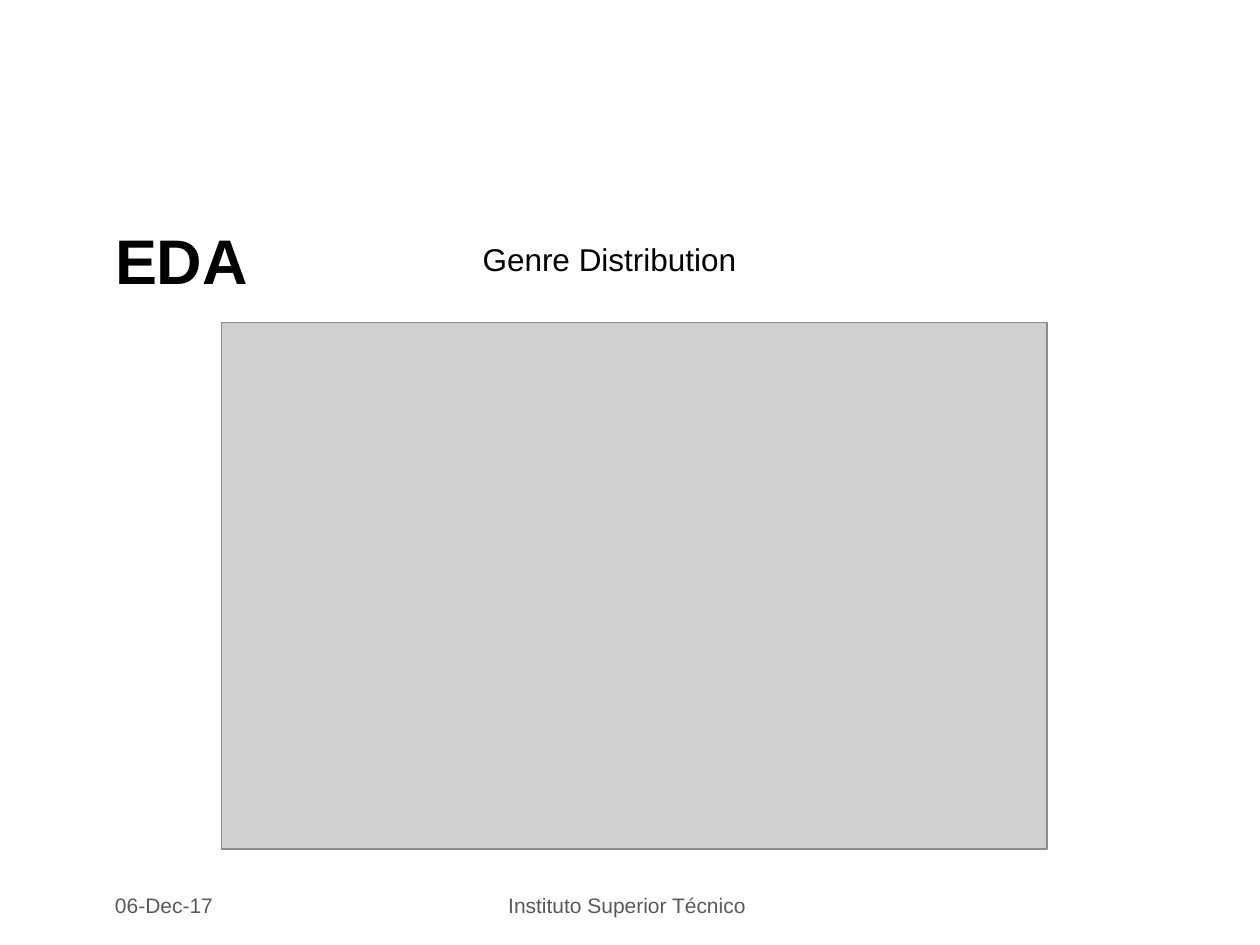
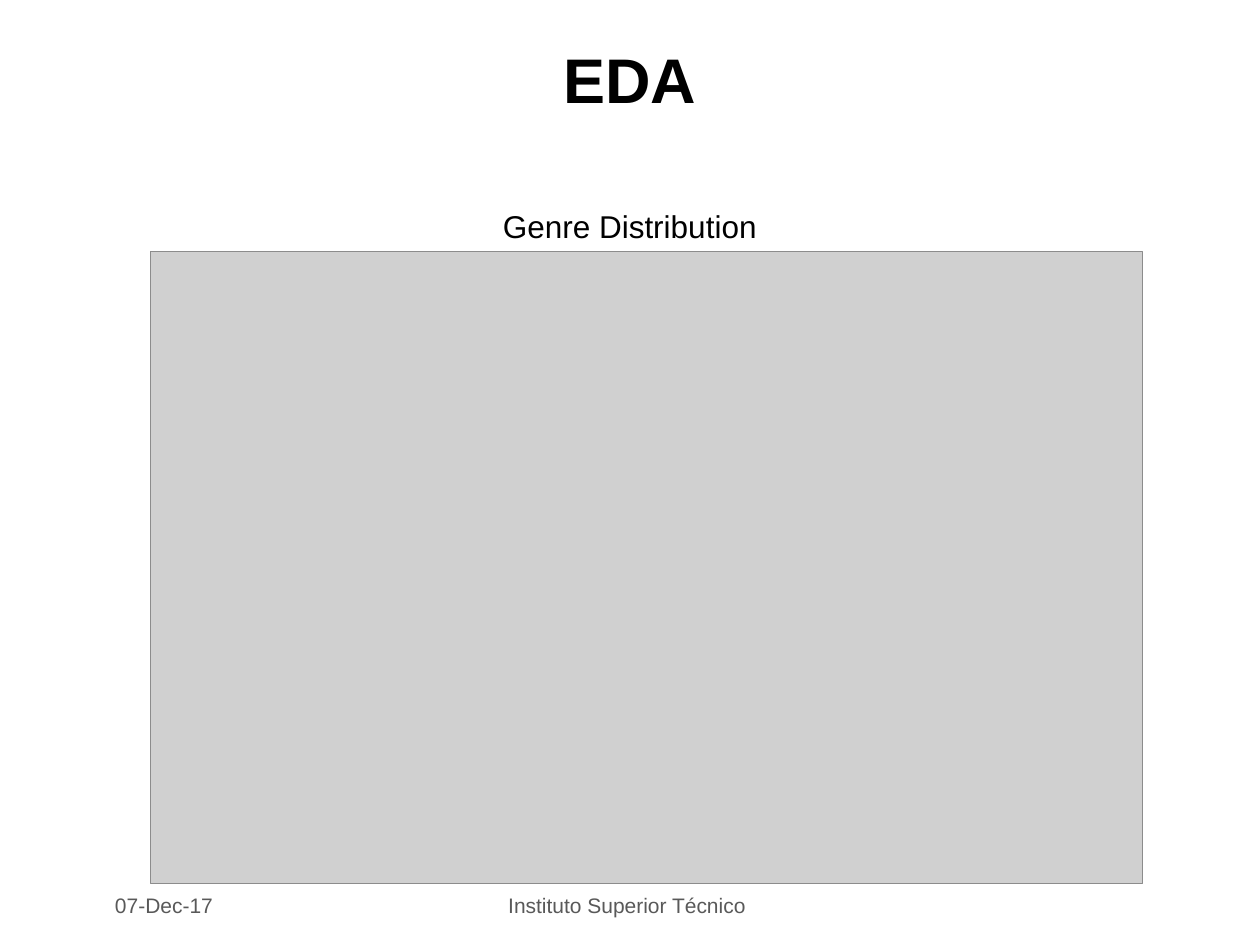
Before and after one commit to PedroLFerreira/Videogame-Data-Mining, a slide deck: slide 8 of dataMining.pptx (slide 7 before the commit). Drawn at 1260x945 pixels with LibreOffice and Linux fonts; fonts in the diff are those of the drawing; grey boxes stand for pictures; background and template pictures are left out. Boxes give left, top, right and bottom in pixels: in the first picture for what was removed or moved away, otherwise in the second. Text is boxed around its words. In the diff, an @@ line names an element or a change of style, - is before the commit and + after.

```diff
--- a/dataMining.pptx
+++ b/dataMining.pptx
@@ text "EDA" at box(564, 59, 697, 103): alignment left to centre @@
@@ text "EDA": place and size @@
-text "EDA" at box(115, 240, 248, 284)
+text "EDA" at box(564, 59, 697, 103)
@@ text "Genre Distribution": place and size @@
-text "Genre Distribution" at box(483, 248, 736, 272)
+text "Genre Distribution" at box(503, 215, 756, 239)
@@ text "Genre Distribution" at box(503, 215, 756, 239): alignment left to centre @@
@@ picture: place and size @@
-picture at box(222, 323, 1047, 849)
+picture at box(151, 252, 1143, 885)
@@ text at box(115, 898, 213, 913): text changed @@
-06-Dec-17
+07-Dec-17
```
Also in this commit, not shown: 9 other slides changed, 1 slide added, 4 other files.
